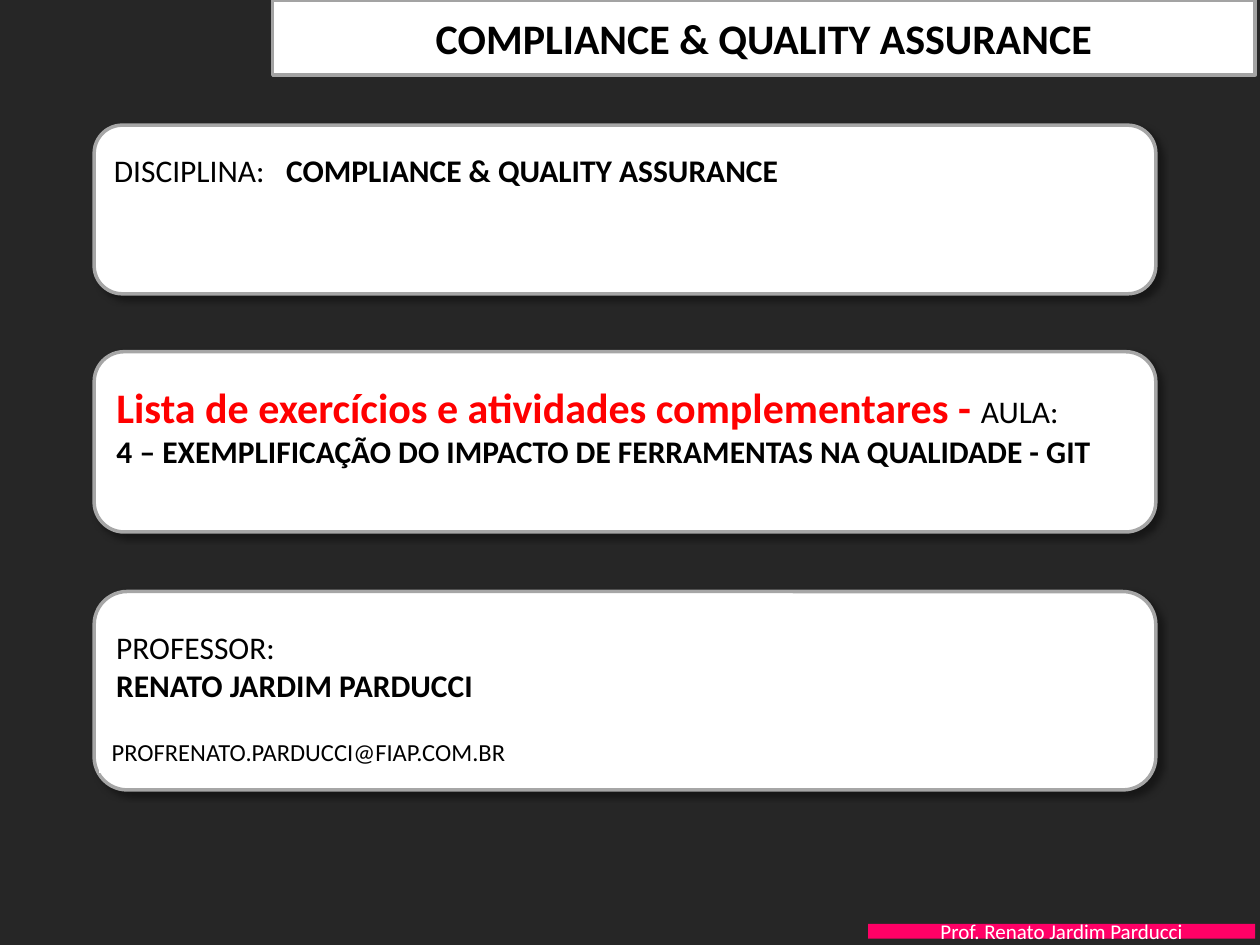
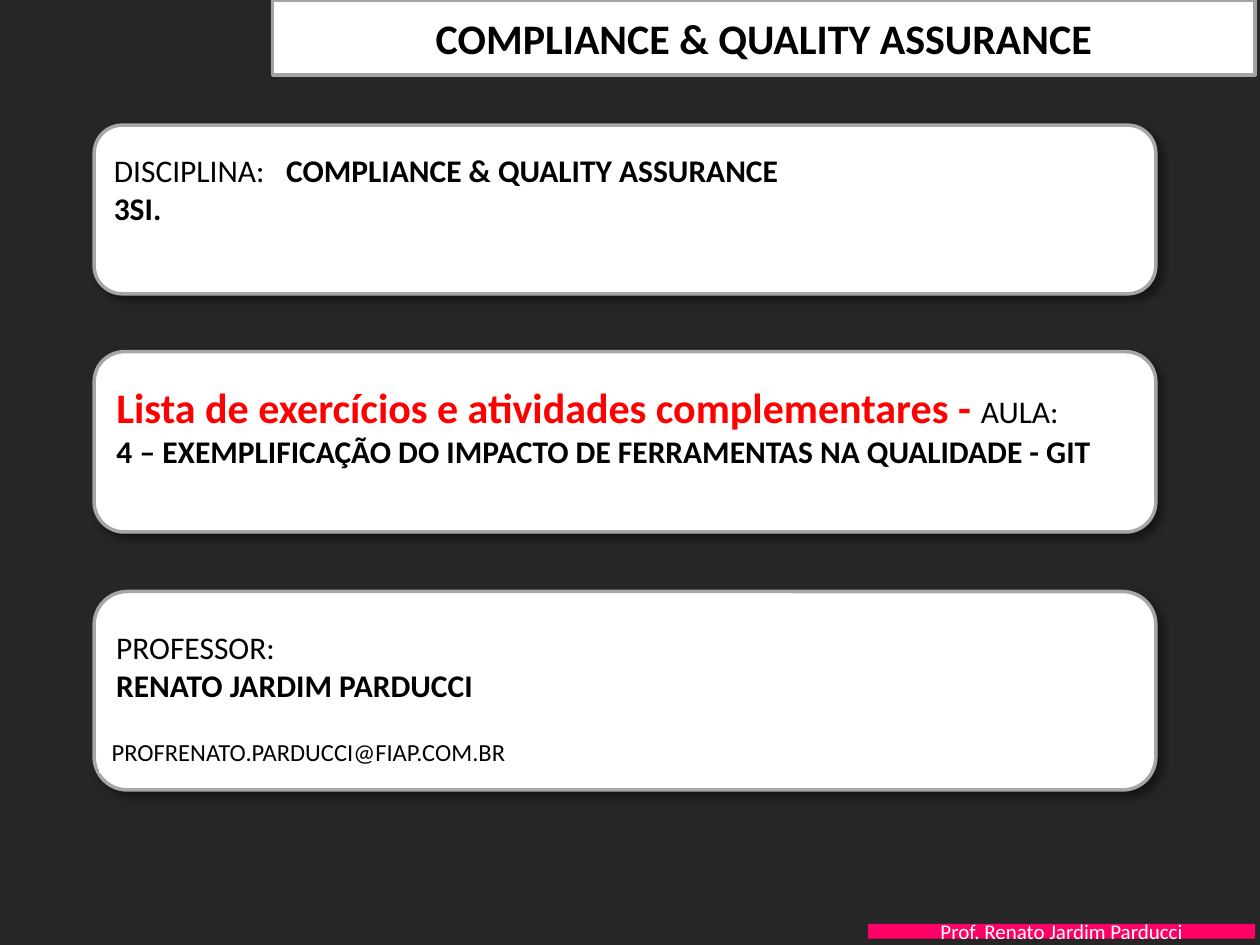
Before and after one commit to Montison/SI-Estacionamento, a slide deck: slide 1 of Documentação/FIAP-QualidProjSW-Aula-4-GIT - EXERCICIOS.pptx. Drawn at 1260x945 pixels with LibreOffice and Linux fonts; fonts in the diff are those of the drawing; background and template pictures are left out. Boxes give left, top, right and bottom in pixels: in the first picture for what was removed or moved away, otherwise in the second. Text is boxed around its words. In the diff, an @@ line names an element or a change of style, - is before the commit and + after.

Commit message:
Adição dos dados da turma.
Adição dos dados da turma.

```diff
--- a/Documentação/FIAP-QualidProjSW-Aula-4-GIT - EXERCICIOS.pptx
+++ b/Documentação/FIAP-QualidProjSW-Aula-4-GIT - EXERCICIOS.pptx
@@ text at [114,199,162,221]: paragraph added @@
+3SI.
```
